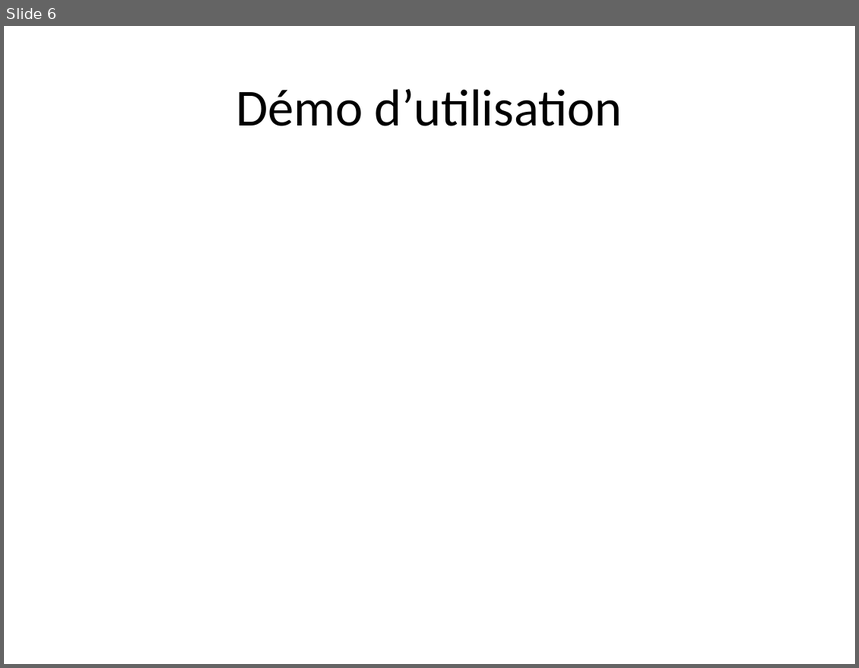
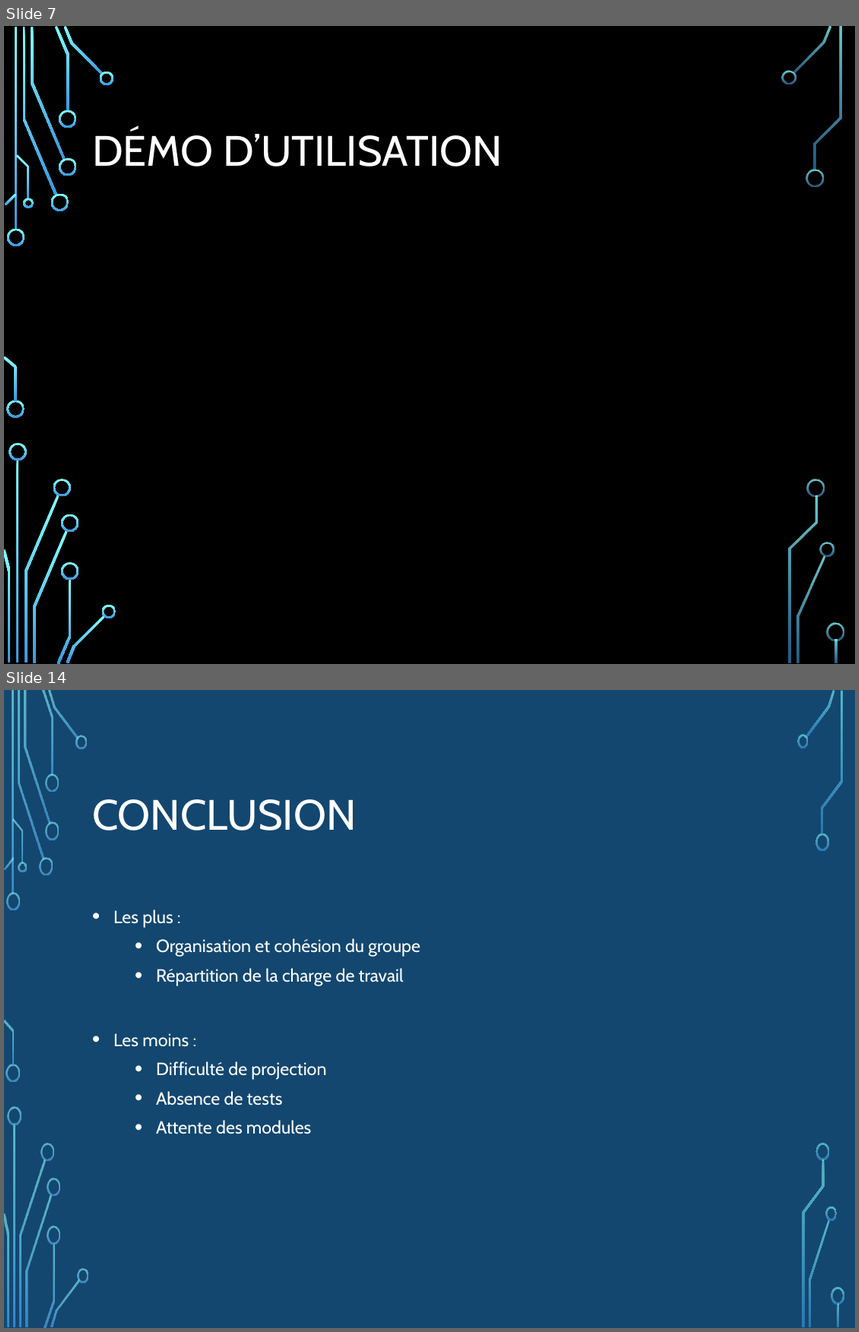
Before and after one commit to NicoPerret/projet-echec, a slide deck: Diapo présentation projet.pptx. Shown one above the other, each under a label of ours: slide 6 before the commit, slides 7 and 14 after it; the slides between them are not shown. The pictures are 859x668 and 859x1332 pixels, drawn with LibreOffice and Linux fonts; fonts in the diff are those of the drawing; background and template pictures are left out. Boxes give left, top, right and bottom in pixels: in the first picture for what was removed or moved away, otherwise in the second. Text is boxed around its words. In the diff, an @@ line names an element or a change of style, - is before the commit and + after.

```diff
--- a/Diapo présentation projet.pptx
+++ b/Diapo présentation projet.pptx
@@ slide 14 added at (x1=4, y1=690, x2=855, y2=1328), background picture (left out); not listed: 17 template elements that a slide beside it also shows @@
@@ rectangle added at (x1=4, y1=690, x2=855, y2=1328), fill #134770 @@
@@ title added at (x1=92, y1=799, x2=357, y2=831), 36 pt, text #FFFFFF @@
+CONCLUSION
@@ text added at (x1=113, y1=910, x2=420, y2=1135), 15 pt, text #FFFFFF @@
+• Les plus :
+  • Organisation et cohésion du groupe
+  • Répartition de la charge de travail
+• Les moins :
+  • Difficulté de projection
+  • Absence de tests
+  • Attente des modules
@@ group added at (x1=4, y1=690, x2=88, y2=1328): 24 freeform shapes, 2 rectangles @@
@@ group added at (x1=797, y1=690, x2=845, y2=1328): 9 freeform shapes, 1 rectangle @@
@@ what was slide 6 is now slide 7 @@
@@ slide 7 changed as well @@
@@ background #FFFFFF to picture (left out) @@
@@ title at (x1=92, y1=129, x2=503, y2=167): text changed; size 44 to 36 pt; font Calibri to Cabin; text colour #000000 to #FFFFFF @@
-Démo d’utilisation
+DÉMO D’UTILISATION
@@ group added at (x1=4, y1=26, x2=844, y2=664): 33 freeform shapes, 3 rectangles @@
```
Also in this commit, not shown: 4 other slides changed, 9 other slides added, 2 slides removed.
